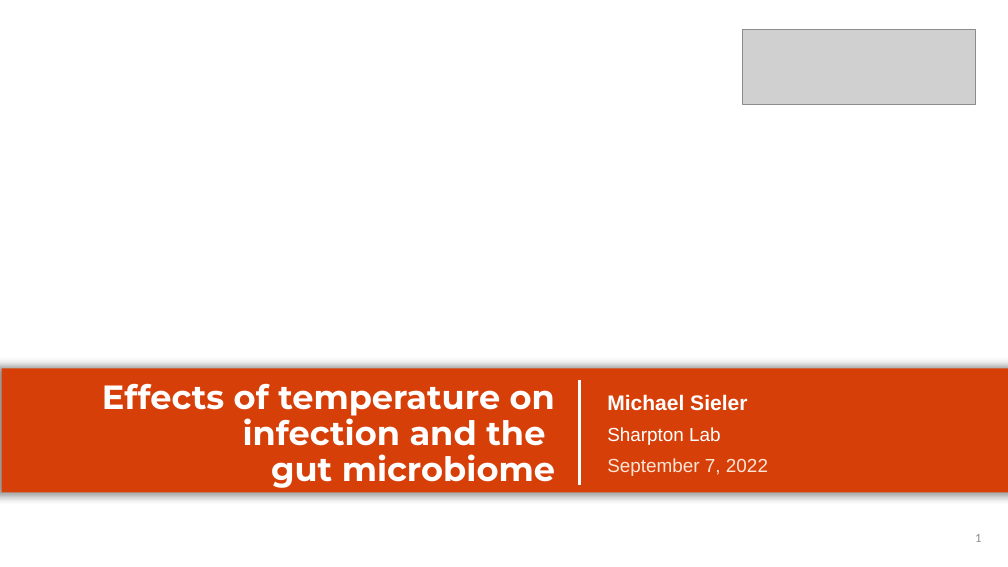
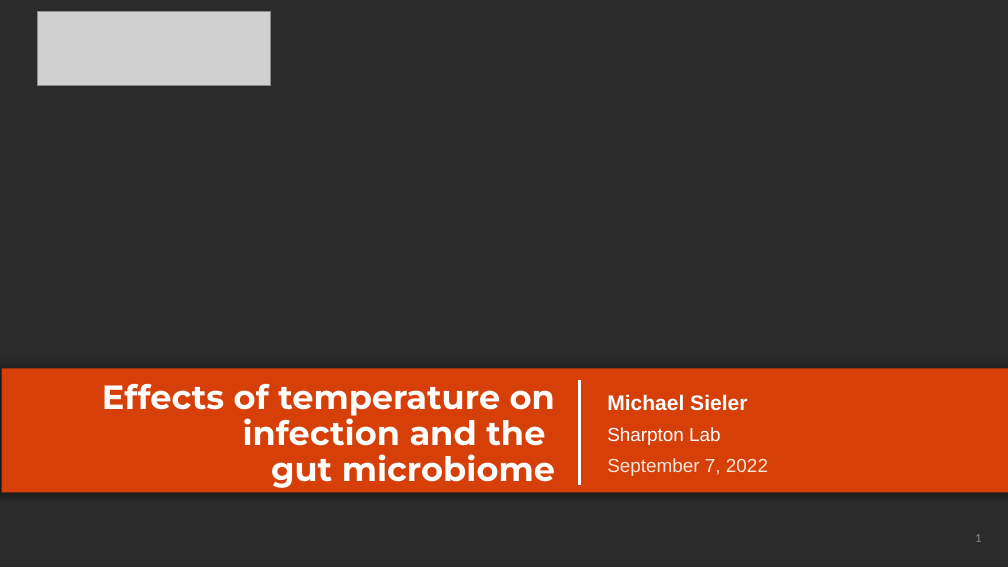
Before and after one commit to sielerjm/RoL_HeaterTrial2021, a slide deck: slide 1 of Presentation/RoL_HeaterTrial2021.pptx. Drawn at 1008x567 pixels with LibreOffice and Linux fonts; fonts in the diff are those of the drawing; grey boxes stand for pictures; background and template pictures are left out; a plain dark background stands for a picture behind light text. Boxes give left, top, right and bottom in pixels: in the first picture for what was removed or moved away, otherwise in the second. Text is boxed around its words. In the diff, an @@ line names an element or a change of style, - is before the commit and + after.

```diff
--- a/Presentation/RoL_HeaterTrial2021.pptx
+++ b/Presentation/RoL_HeaterTrial2021.pptx
@@ background #FFFFFF to picture (left out) @@
@@ picture: place and size @@
-picture at bbox=[743, 29, 975, 104]
+picture at bbox=[38, 11, 271, 85]
```
Also in this commit, not shown: 12 slides added, 2 slides removed, 22 other files.
